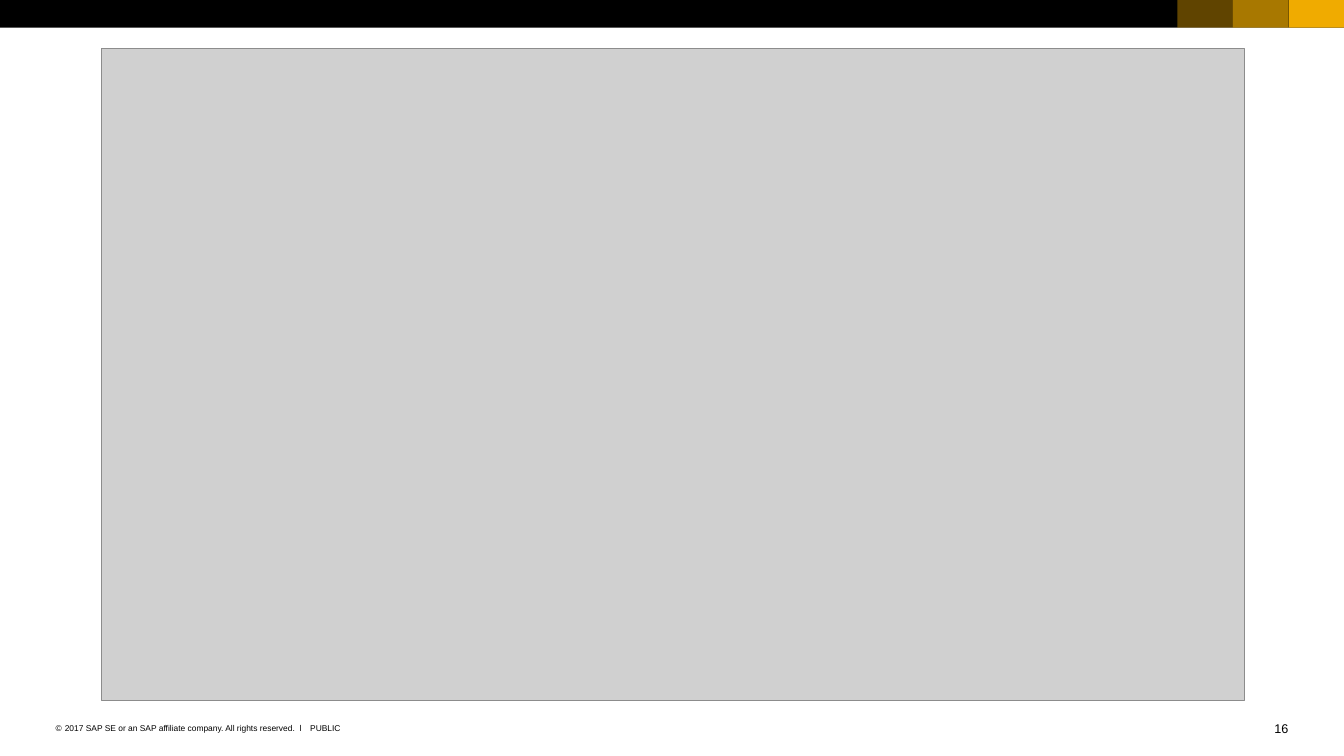
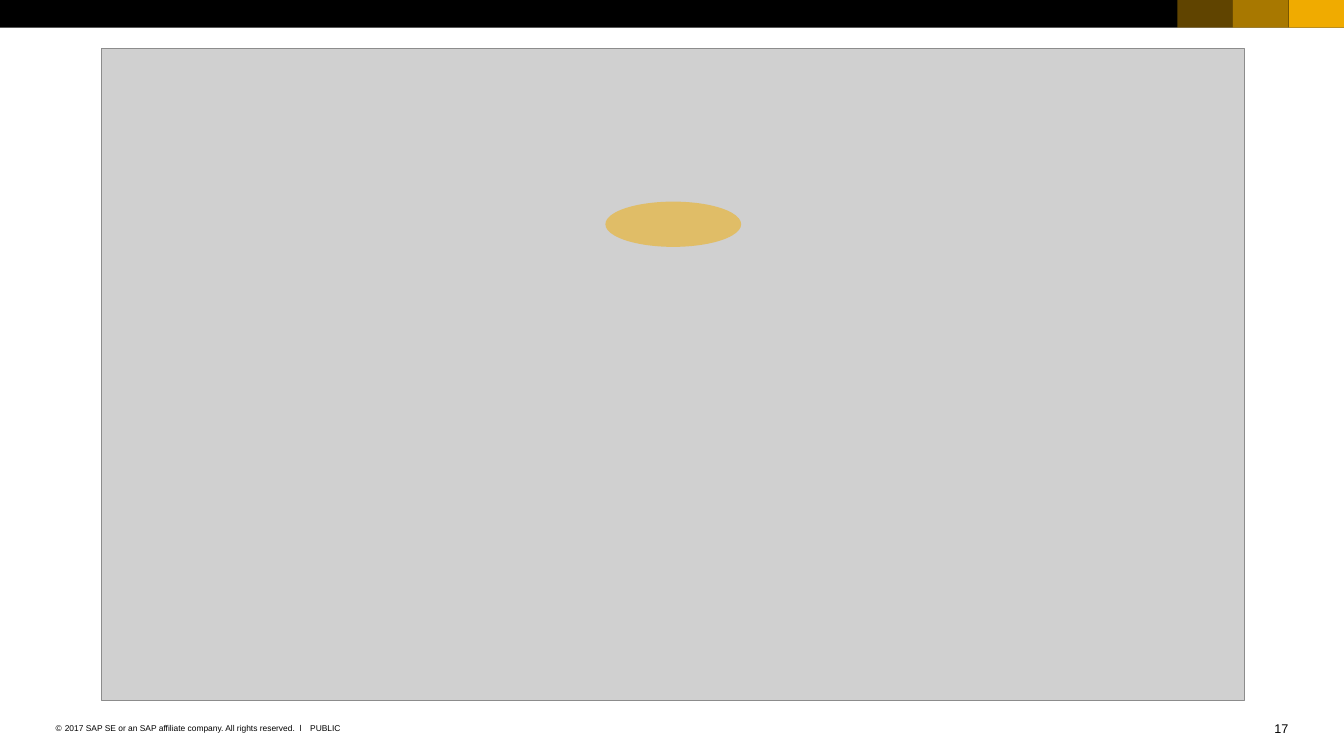
Before and after one commit to Ahaan17Saroch/Queue-Manager-Cloud-Dispatcher, a slide deck: slide 17 of SAP_2017_16x9_black_and_white.pptx (slide 16 before the commit). Drawn at 1344x756 pixels with LibreOffice and Linux fonts; fonts in the diff are those of the drawing; grey boxes stand for pictures. Boxes give left, top, right and bottom in pixels: in the first picture for what was removed or moved away, otherwise in the second. Text is boxed around its words. In the diff, an @@ line names an element or a change of style, - is before the commit and + after.

```diff
--- a/SAP_2017_16x9_black_and_white.pptx
+++ b/SAP_2017_16x9_black_and_white.pptx
@@ ellipse added at bbox=[606, 201, 742, 247], fill #F0AB00 at 50% opacity @@
@@ page number at bbox=[1274, 724, 1288, 733]: text changed @@
-16
+17
```
Also in this commit, not shown: 5 other slides changed, 4 slides added.
